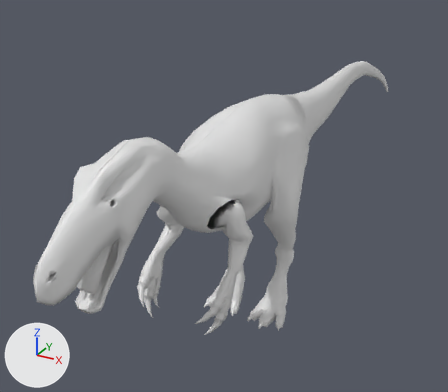
The Blender file Dinosaur.blend, before and after one commit.
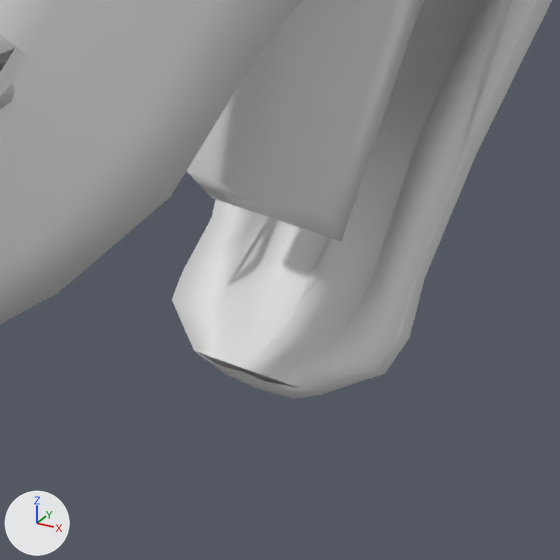
Each version appears first whole from a camera (50 mm lens) standing at (2.52, -5.22, 3.87) and looking at (-0.64, 0.53, 1.0), and next in a close-up on the part from 12% to 27% of the width and 68% to 85% of the height. Arrows for +X, +Y and +Z are at lower left; the lights stay in place.

Script lines for the objects in view, before the commit:
```python
me_plane_003 = bpy.data.meshes.new('Plane.003')
me_plane_003.from_pydata(...)  # 3380 vertices, 3296 faces; spans x -79.0..79.0, y -819.0..487.0, z -411.0..-1.0
me_plane_003.polygons.foreach_set('use_smooth', [True] * 3296)
ob_patte_arriere = bpy.data.objects.new('Patte Arriere', me_plane_003)
ob_patte_arriere.location = (0.0, 0.0, 0.0)
ob_patte_arriere.scale = (-0.00612, -0.00612, -0.00612)
_m = ob_patte_arriere.modifiers.new('Mirror', 'MIRROR')
_m.use_axis = (False, False, False)
_m.use_clip = True
_m.use_mirror_merge = False
_m.merge_threshold = 0.0
_m.mirror_object = ob_beziercircle
```
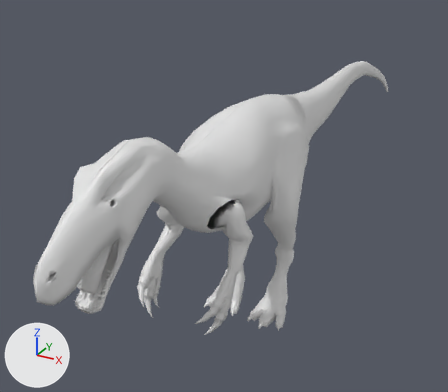
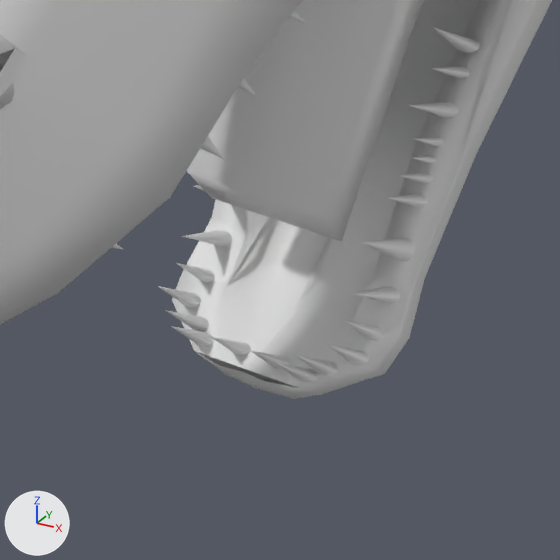
Changed parts and their boxes (x1, y1, x2, y2) in the close-ups (560 x 560 px):
part 1 of me_plane_003, added
    after: (112, 11, 480, 383)

What changed in the scene script:
```text
Change me_plane_003:
    used by ob_patte_arriere; location = (0.0, 0.0, 0.0); scale = (-0.00612, -0.00612, -0.00612)
    remove me_plane_003.from_pydata(...)  # 3380 vertices, 3296 faces; spans x -79.0..79.0, y -819.0..487.0, z -411.0..-1.0
    add me_plane_003.from_pydata(...)  # 5498 vertices, 5401 faces; spans x -79.0..79.0, y -819.0..487.0, z -411.0..-1.0
    me_plane_003 part 1: 2118 vertices added at x -18.0..18.0, y 390.0..475.0, z -329.0..-243.0
```
